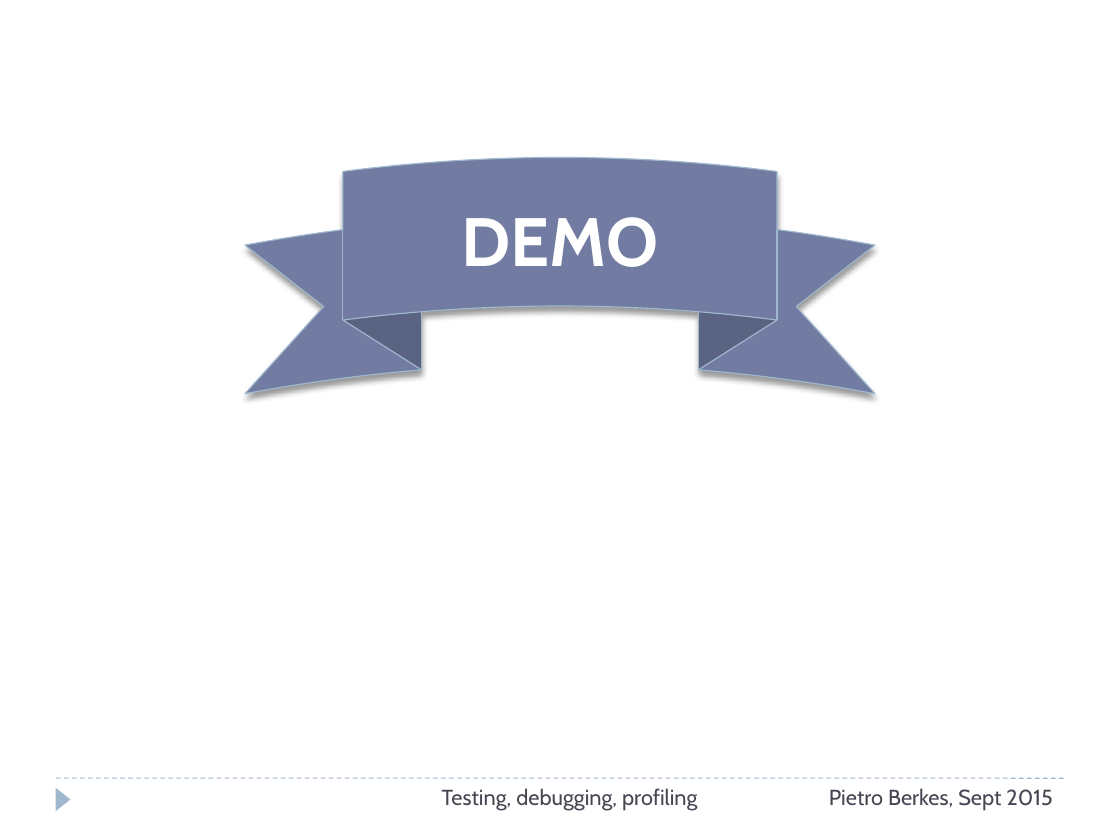
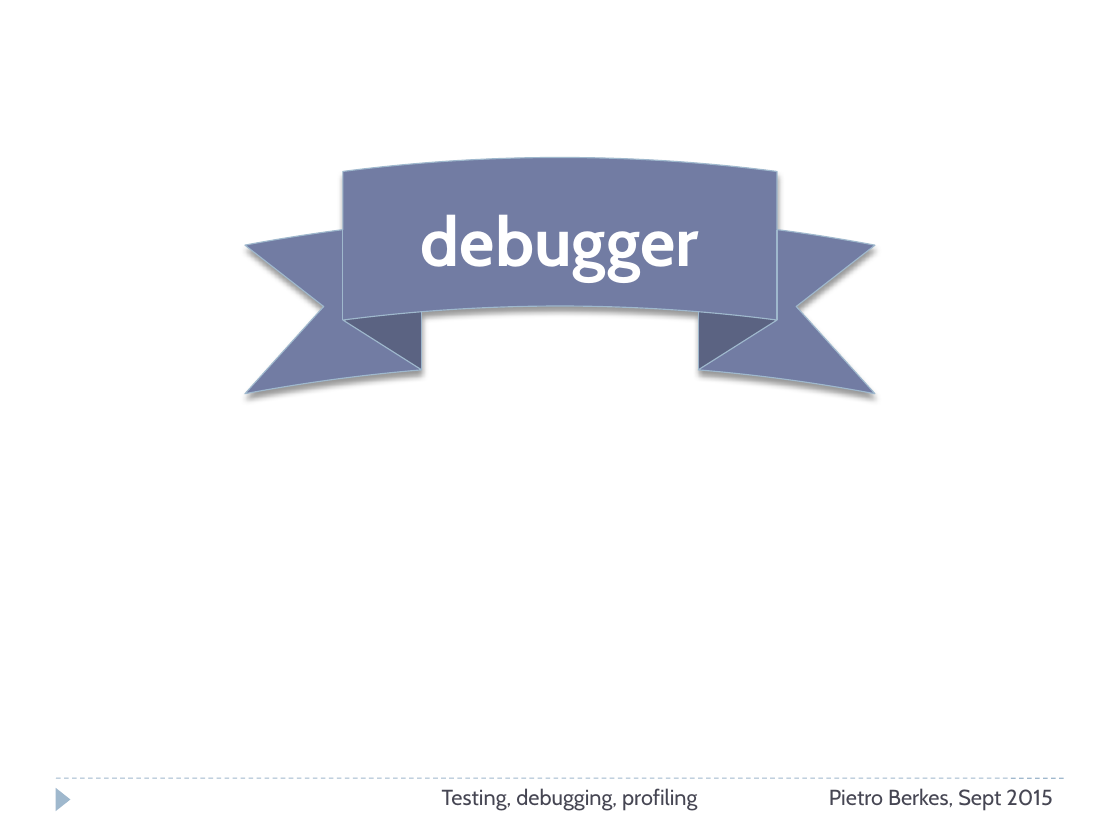
Before and after one commit to ASPP/testing_debugging_profiling, a slide deck: slide 54 of testing-debugging-profiling.pptx (slide 56 before the commit). Drawn at 1120x840 pixels with LibreOffice and Linux fonts; fonts in the diff are those of the drawing. Boxes give left, top, right and bottom in pixels: in the first picture for what was removed or moved away, otherwise in the second. Text is boxed around its words. In the diff, an @@ line names an element or a change of style, - is before the commit and + after.

```diff
--- a/testing-debugging-profiling.pptx
+++ b/testing-debugging-profiling.pptx
@@ text in ellipse ribbon at <box>421,214,699,281</box>: text changed @@
-DEMO
+debugger
```
Also in this commit, not shown: 3 other slides changed, 12 slides removed, 1 other file.
